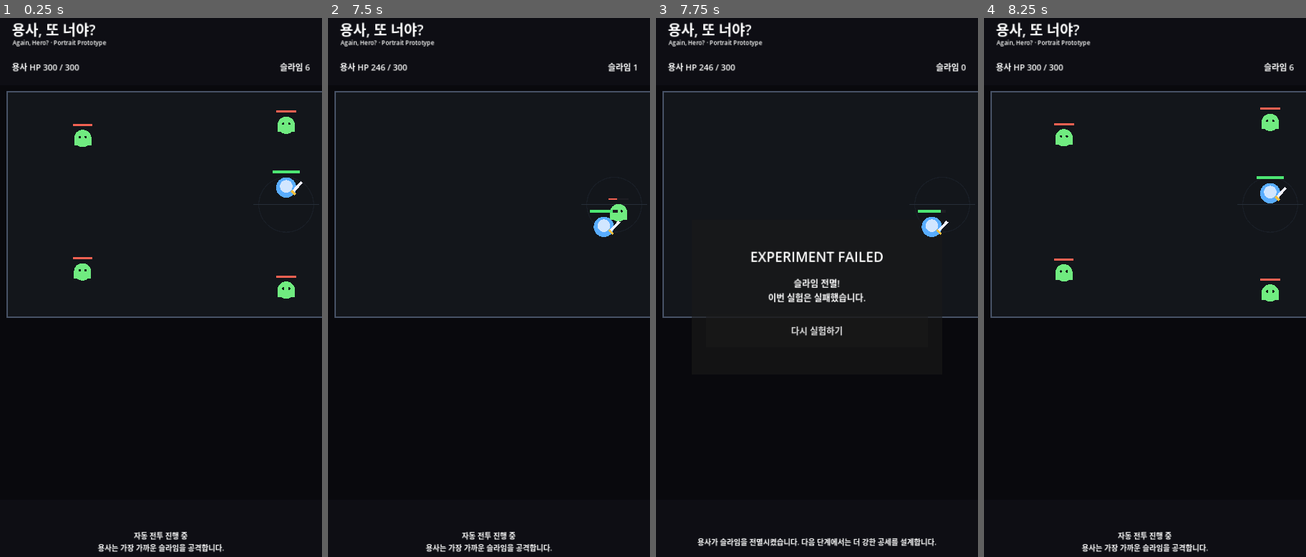
Above: before the commit, frames 1-4 (left to right).
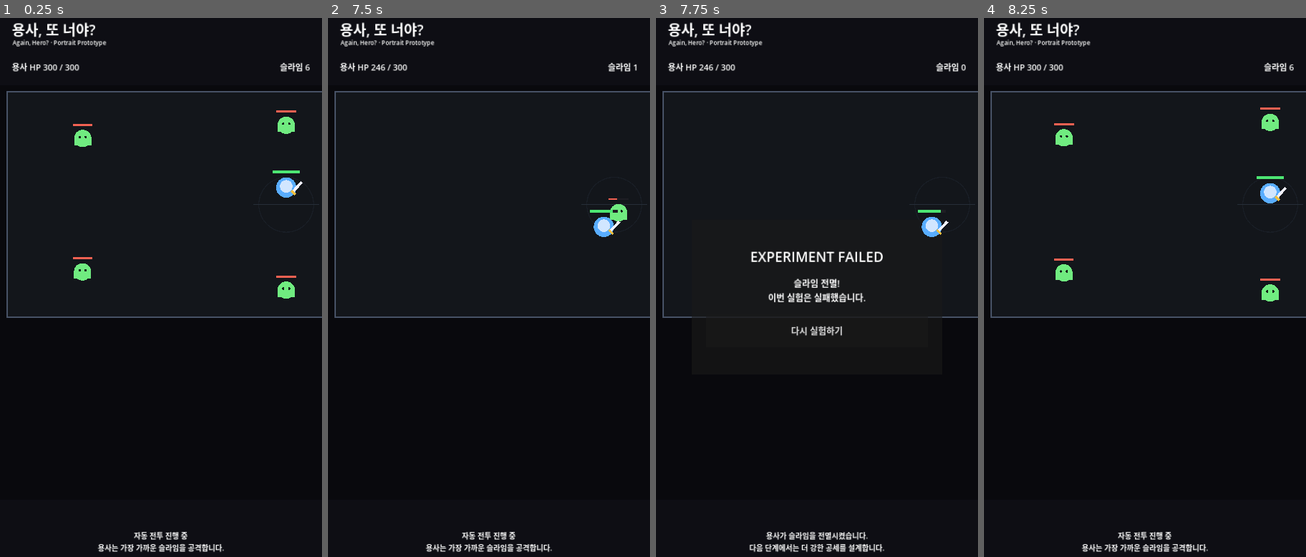
Above: after the commit, the same moments.

Repository: MinSung0732/Again-Hero-
Game: Godot game, scene res://src/main/Main.tscn
Same seed, same stepped clock (60 frames per second), same inputs: the game is played once before the commit and once after it.
Inputs:
- Up to frame 1 (0.25 s): no input
- Up to frame 2 (7.5 s): tap Enter at 5 s; tap Space at 7.25 s
- Up to frame 3 (7.75 s): no input
- Up to frame 4 (8.25 s): click "다시 실험하기" at 8 s

Frames 1-2 are identical in both runs. In frame 3, 1.3% of the frame differs, in the area x 12-88%, y 95-100%; in frame 4, nothing differs.

Commit message:
feat: enforce portrait orientation at runtime

Diff:
--- a/src/main/main.gd
+++ b/src/main/main.gd
@@ -10,6 +10,9 @@
 @onready var restart_button: Button = $ResultPanel/Margin/VBox/RestartButton
 
 func _ready() -> void:
+	if DisplayServer.has_feature(DisplayServer.FEATURE_ORIENTATION):
+		DisplayServer.screen_set_orientation(DisplayServer.SCREEN_PORTRAIT)
+
 	battle.stats_changed.connect(_on_stats_changed)
 	battle.battle_finished.connect(_on_battle_finished)
 	restart_button.pressed.connect(_on_restart_pressed)
@@ -21,7 +24,7 @@
 		int(snapshot.get("monsters_left", 0))
 	)
 
-	print("Again, Hero? Milestone 1 loaded.")
+	print("Again, Hero? portrait prototype loaded.")
 	print("Hero vs Slime auto battle started.")
 
 func _on_stats_changed(hero_hp: int, hero_max_hp: int, monsters_left: int) -> void:
@@ -31,10 +34,10 @@
 func _on_battle_finished(message: String, player_won: bool) -> void:
 	if player_won:
 		result_title.text = "HERO SLAIN"
-		status_label.text = "용사를 쓰러뜨렸습니다. 첫 번째 전투 시스템 검증 성공!"
+		status_label.text = "용사를 쓰러뜨렸습니다.\n첫 번째 전투 시스템 검증 성공!"
 	else:
 		result_title.text = "EXPERIMENT FAILED"
-		status_label.text = "용사가 슬라임을 전멸시켰습니다. 다음 단계에서는 더 강한 공세를 설계합니다."
+		status_label.text = "용사가 슬라임을 전멸시켰습니다.\n다음 단계에서는 더 강한 공세를 설계합니다."
 
 	result_message.text = message
 	result_panel.show()
